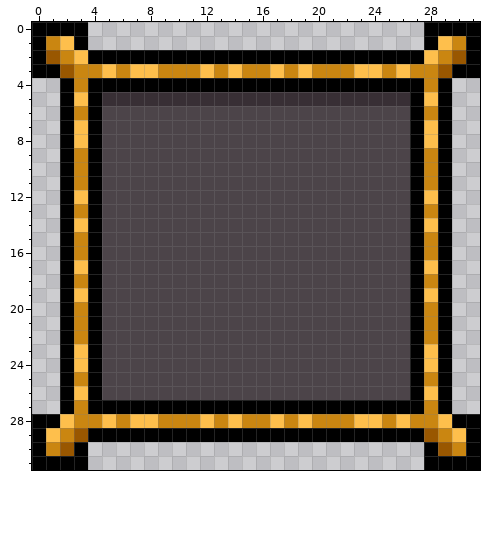
Pixel-art sprite, stored at sprites/Spr_Skills_Back/2e2cd7a6-dc6b-478f-9c82-27e9742aac55.png. The picture above is the old version.
The file is 32x32 pixels.
Once edited:
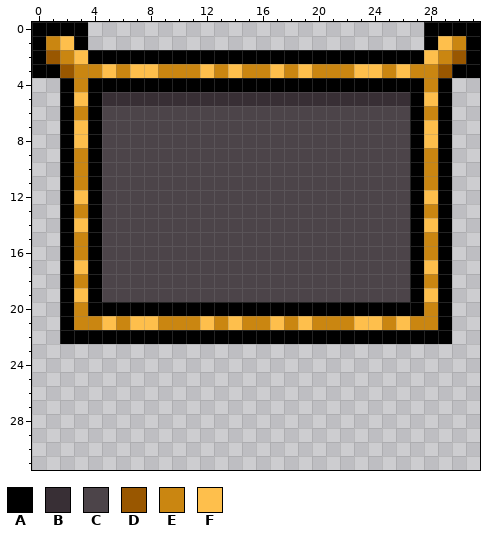
Palette (. is transparent): A #000000  B #382f35  C #4c4449  D #995700  E #ca8611  F #febf4c
Change:
Colour C becomes colour A in row 20 at x 5 to 26; in row 22 at x 5 to 26.
Colour E becomes colour A in row 22 at x 3 and 28.
Colour A becomes colour E in row 21 at x 4 and 27.
Colour C becomes colour E in row 21 at x 6, 9 to 11, 13, 15 to 16, 18, 20 to 22 and 25.
Colour C becomes colour F in row 21 at x 5, 7 to 8, 12, 14, 17, 19, 23 to 24 and 26.
Colour A is removed in rows 23 to 26 at x 2, 4, 27 and 29; in row 27 at x 2, 4 to 27 and 29; in row 28 at x 0 to 1 and 30 to 31; in row 29 at x 0, 4 to 27 and 31; in row 30 at x 0, 3, 28 and 31; in row 31 at x 0 to 3 and 28 to 31.
Colour C is removed in rows 23 to 26 at x 5 to 26.
Colour D is removed in row 29 at x 3 and 28; in row 30 at x 2 and 29.
Colour E is removed in row 25 at x 3 and 28; in row 27 at x 3 and 28; in row 28 at x 3 to 4, 6, 9 to 11, 13, 15 to 16, 18, 20 to 22, 25 and 27 to 28; in row 29 at x 2 and 29; in row 30 at x 1 and 30.
Colour F is removed in rows 23 to 24 at x 3 and 28; in row 26 at x 3 and 28; in row 28 at x 2, 5, 7 to 8, 12, 14, 17, 19, 23 to 24, 26 and 29; in row 29 at x 1 and 30.
Pixel boxes of the changes (left, top, right, bottom) in both pictures:
changed: (32, 302, 480, 470)
